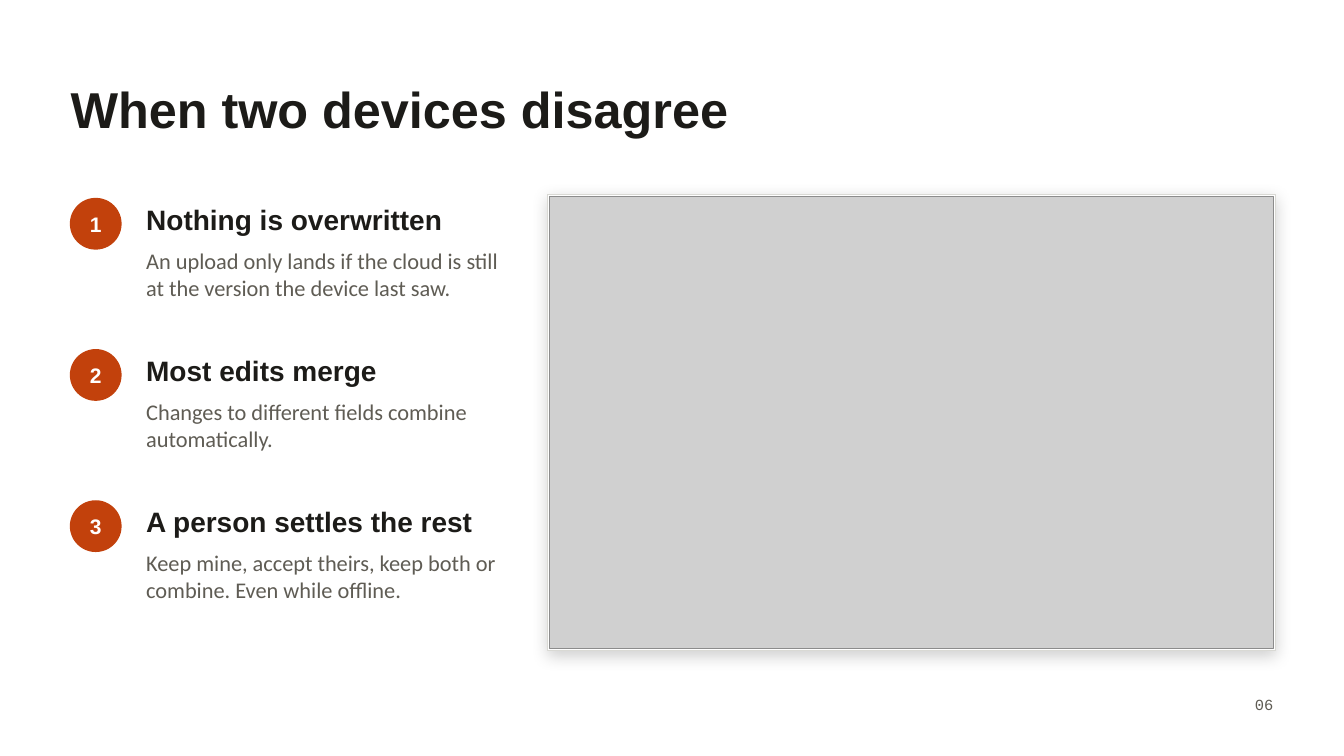
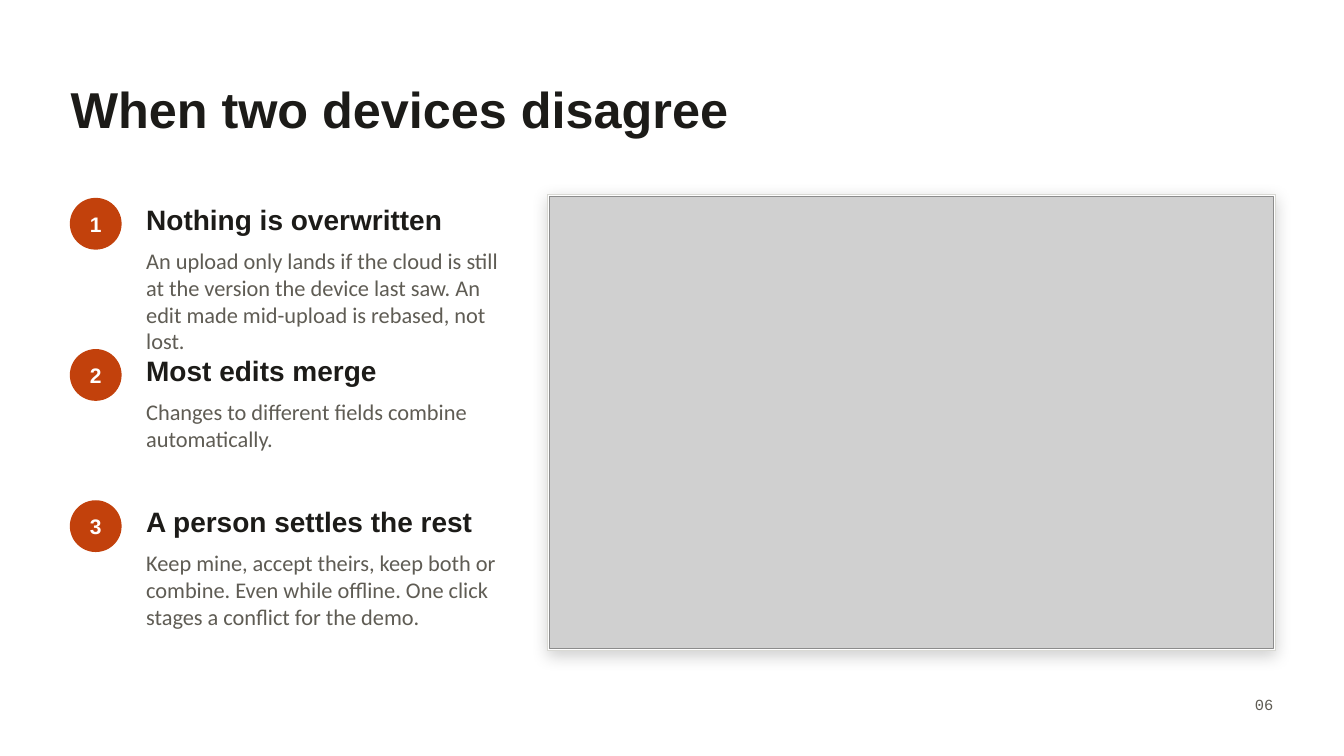
Before and after one commit to yabhinav1/fieldmind, a slide deck: slide 6 of docs/FieldMind-Compilers.pptx. Drawn at 1344x756 pixels with LibreOffice and Linux fonts; fonts in the diff are those of the drawing; grey boxes stand for pictures. Boxes give left, top, right and bottom in pixels: in the first picture for what was removed or moved away, otherwise in the second. Text is boxed around its words. In the diff, an @@ line names an element or a change of style, - is before the commit and + after.

```diff
--- a/docs/FieldMind-Compilers.pptx
+++ b/docs/FieldMind-Compilers.pptx
@@ text at (x1=146, y1=253, x2=498, y2=327): text changed @@
-An upload only lands if the cloud is still at the version the device last saw.
+An upload only lands if the cloud is still at the version the device last saw. An edit made mid-upload is rebased, not lost.
@@ text at (x1=146, y1=555, x2=496, y2=629): text changed @@
-Keep mine, accept theirs, keep both or combine. Even while offline.
+Keep mine, accept theirs, keep both or combine. Even while offline. One click stages a conflict for the demo.
```
Also in this commit, not shown: 6 other slides changed, 4 other files.
